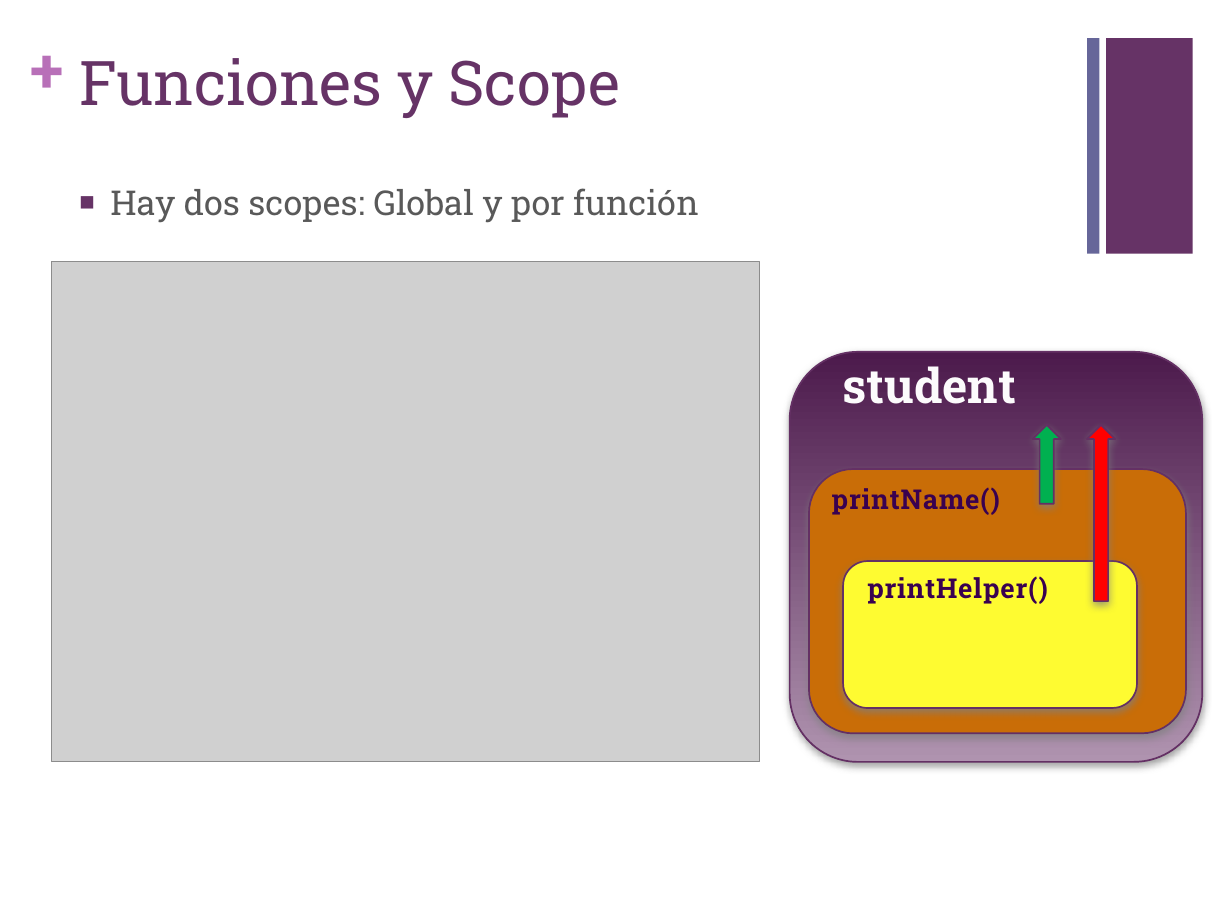
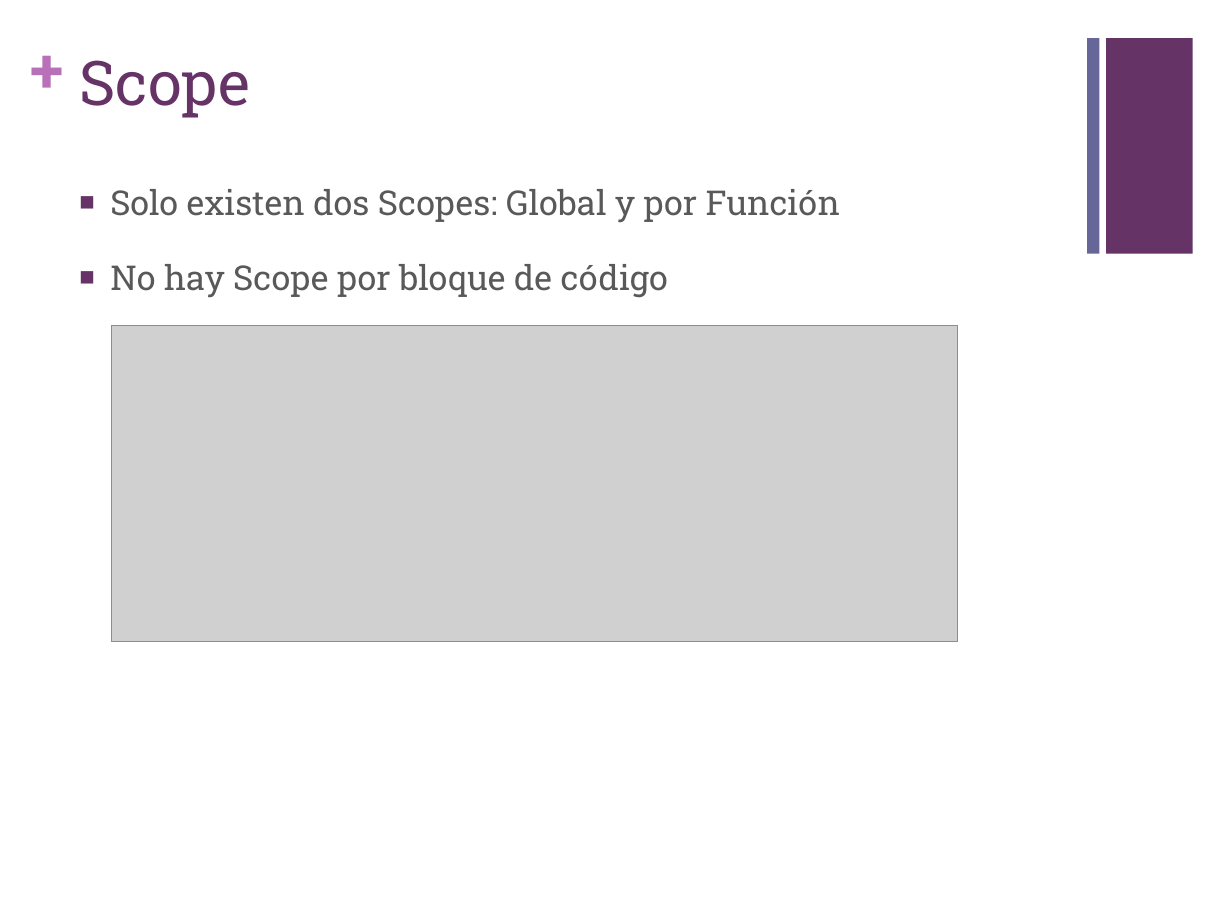
Before and after one commit to v1ct0rv/TallerJavascript, a slide deck: slide 19 of 02-Introduccion-Javascript/Javascript101.pptx. Drawn at 1232x924 pixels with LibreOffice and Linux fonts; fonts in the diff are those of the drawing; grey boxes stand for pictures. Boxes give left, top, right and bottom in pixels: in the first picture for what was removed or moved away, otherwise in the second. Text is boxed around its words. In the diff, an @@ line names an element or a change of style, - is before the commit and + after.

Commit message:
Aún falta
- Mejorar la parte de Scope
- Pasar las funciones a la siguiente presentación

```diff
--- a/02-Introduccion-Javascript/Javascript101.pptx
+++ b/02-Introduccion-Javascript/Javascript101.pptx
@@ title at bbox=[79, 60, 250, 118]: text changed @@
-Funciones y Scope
+Scope
@@ text at bbox=[110, 189, 840, 298]: text changed @@
-■ Hay dos scopes: Global y por función
+■ Solo existen dos Scopes: Global y por Función
+■ No hay Scope por bloque de código
@@ picture removed at bbox=[52, 261, 760, 761] @@
@@ picture added at bbox=[111, 325, 957, 641] @@
@@ rounded rectangle removed at bbox=[790, 352, 1202, 763] @@
@@ text removed at bbox=[843, 366, 1017, 404] @@
-student
@@ down arrow removed at bbox=[1032, 425, 1061, 504] @@
@@ down arrow removed at bbox=[1087, 425, 1115, 601] @@
@@ rounded rectangle removed at bbox=[809, 469, 1186, 734] @@
@@ text removed at bbox=[832, 488, 1000, 515] @@
-printName()
@@ rounded rectangle removed at bbox=[843, 561, 1137, 707] @@
@@ text removed at bbox=[867, 576, 1048, 604] @@
-printHelper()
```
Also in this commit, not shown: 1 slide added, 2 other files.
